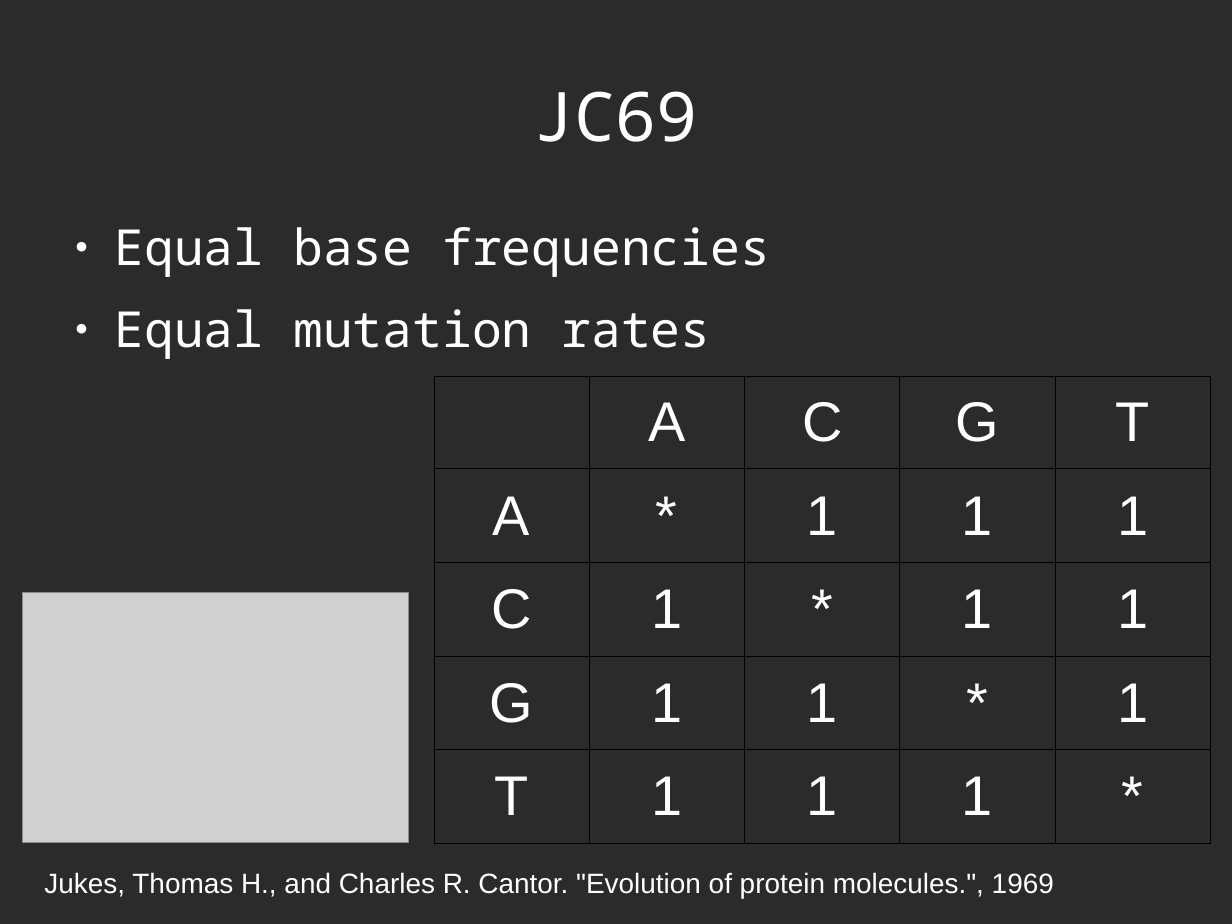
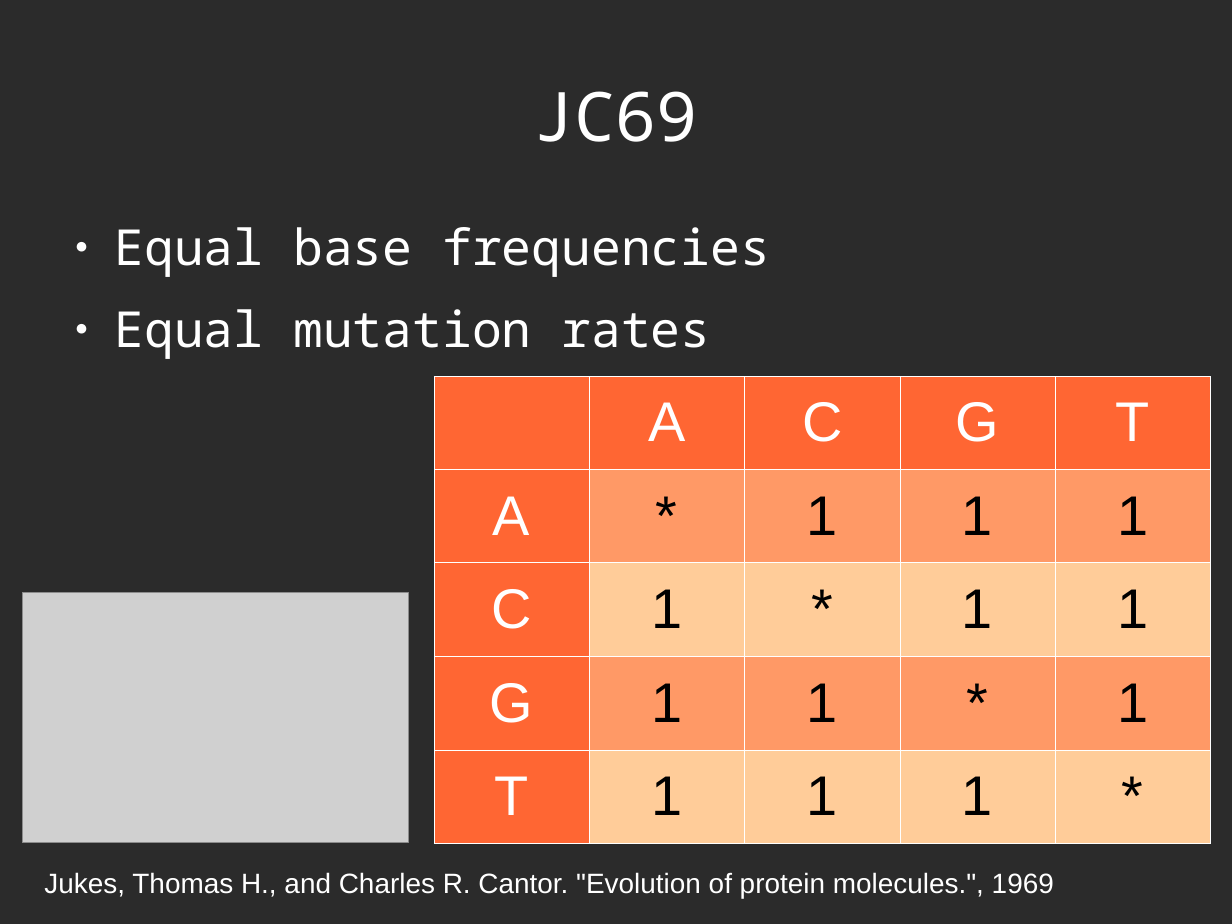
Before and after one commit to richelbilderbeek/Science, a slide deck: slide 10 of Bilderbeek2016Beast/Beast2.odp (slide 22 before the commit). Drawn at 1232x924 pixels with LibreOffice and Linux fonts; fonts in the diff are those of the drawing; grey boxes stand for pictures; background and template pictures are left out; a plain dark background stands for a picture behind light text. Boxes give left, top, right and bottom in pixels: in the first picture for what was removed or moved away, otherwise in the second. Text is boxed around its words. In the diff, an @@ line names an element or a change of style, - is before the commit and + after.

```diff
--- a/Bilderbeek2016Beast/Beast2.odp
+++ b/Bilderbeek2016Beast/Beast2.odp
@@ table at bbox=[434, 377, 1211, 844] @@
@@ fill none to #FF6633 in 8 cells @@
@@ fill none to #FF9966 in 8 cells @@
@@ fill none to #FFCC99 in 8 cells @@
@@ text colour #FFFFFF to #000000 in "*", "1", "1", "1" and 12 more places @@
@@ borders changed @@
```
Also in this commit, not shown: 11 other slides changed, 13 slides added, 5 slides removed, 13 other files.
